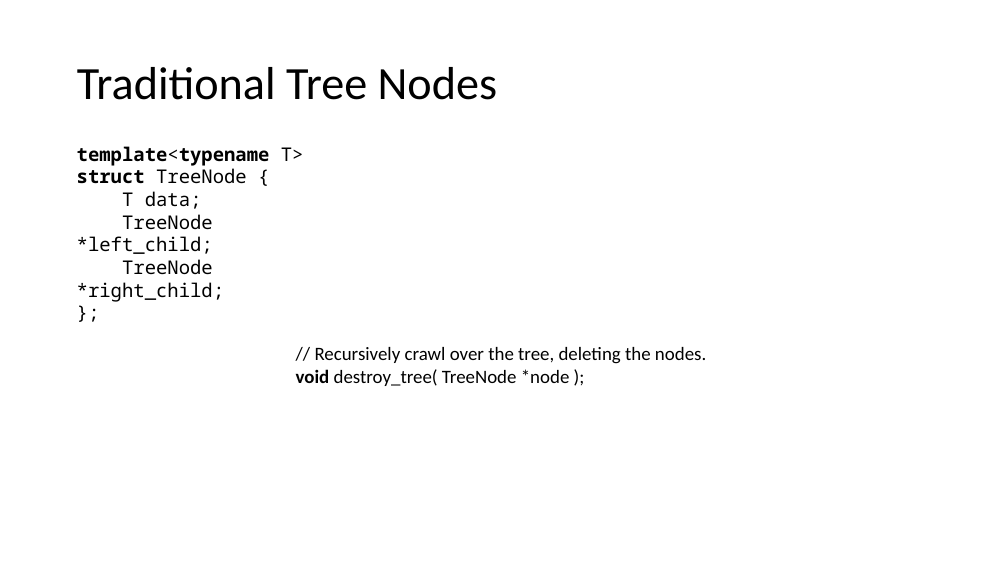
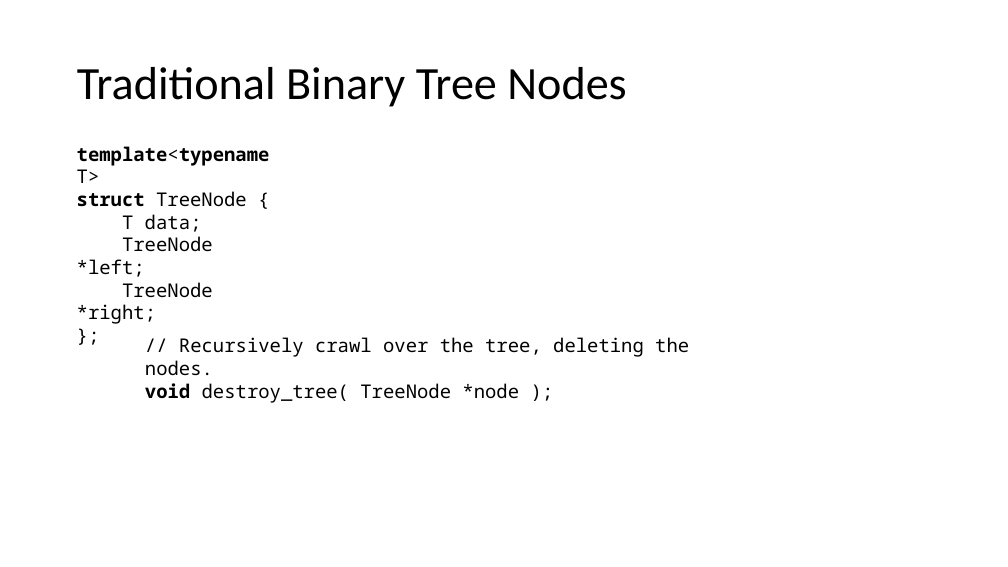
Before and after one commit to pchapin/cpp, a slide deck: slide 13 of Presentations/SmartPointers.pptx (slide 12 before the commit). Drawn at 1008x567 pixels with LibreOffice and Linux fonts; fonts in the diff are those of the drawing. Boxes give left, top, right and bottom in pixels: in the first picture for what was removed or moved away, otherwise in the second. Text is boxed around its words. In the diff, an @@ line names an element or a change of style, - is before the commit and + after.

```diff
--- a/Presentations/SmartPointers.pptx
+++ b/Presentations/SmartPointers.pptx
@@ title at (77,67,626,107): text changed @@
-Traditional Tree Nodes
+Traditional Binary Tree Nodes
@@ text at (77,236,213,298): text changed @@
-TreeNode *left_child;
-TreeNode *right_child;
+TreeNode *left;
+TreeNode *right;
@@ text "// Recursively crawl over the ...": place and size @@
-text "// Recursively crawl over the ..." at (296,347,706,386)
+text "// Recursively crawl over the ..." at (145,337,689,403)
@@ text "// Recursively crawl over the ..." at (145,337,689,403): font Calibri to Noto Sans Mono @@
```
Also in this commit, not shown: 12 other slides changed, 5 slides added, 2 slides removed.
